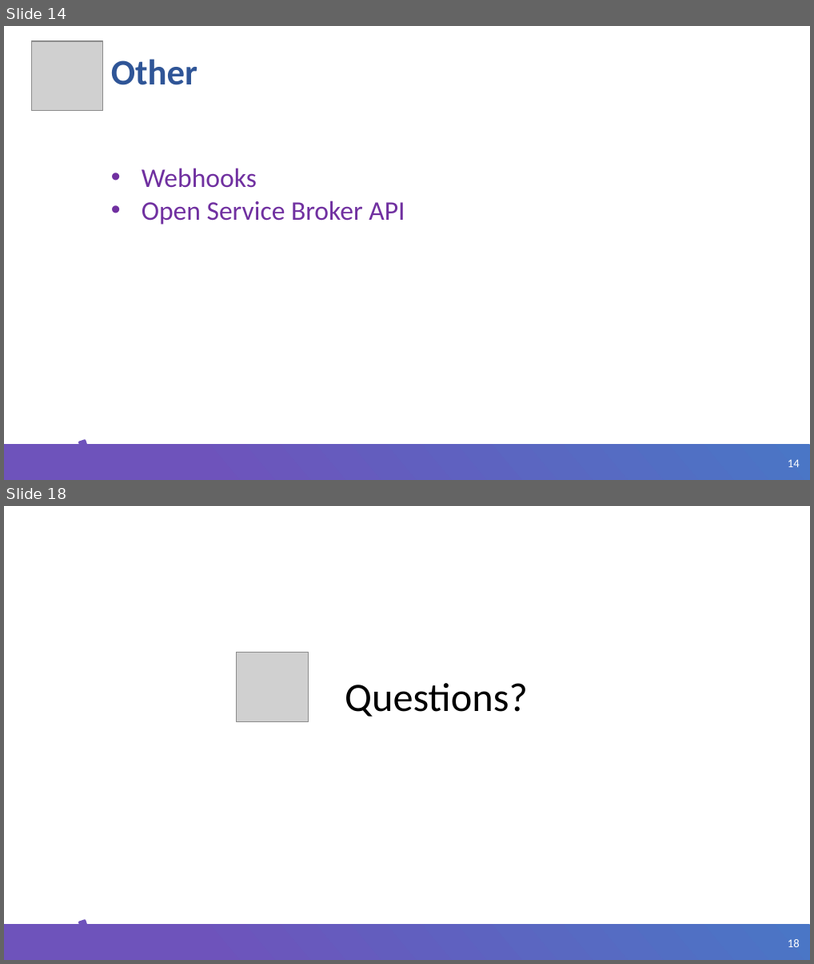
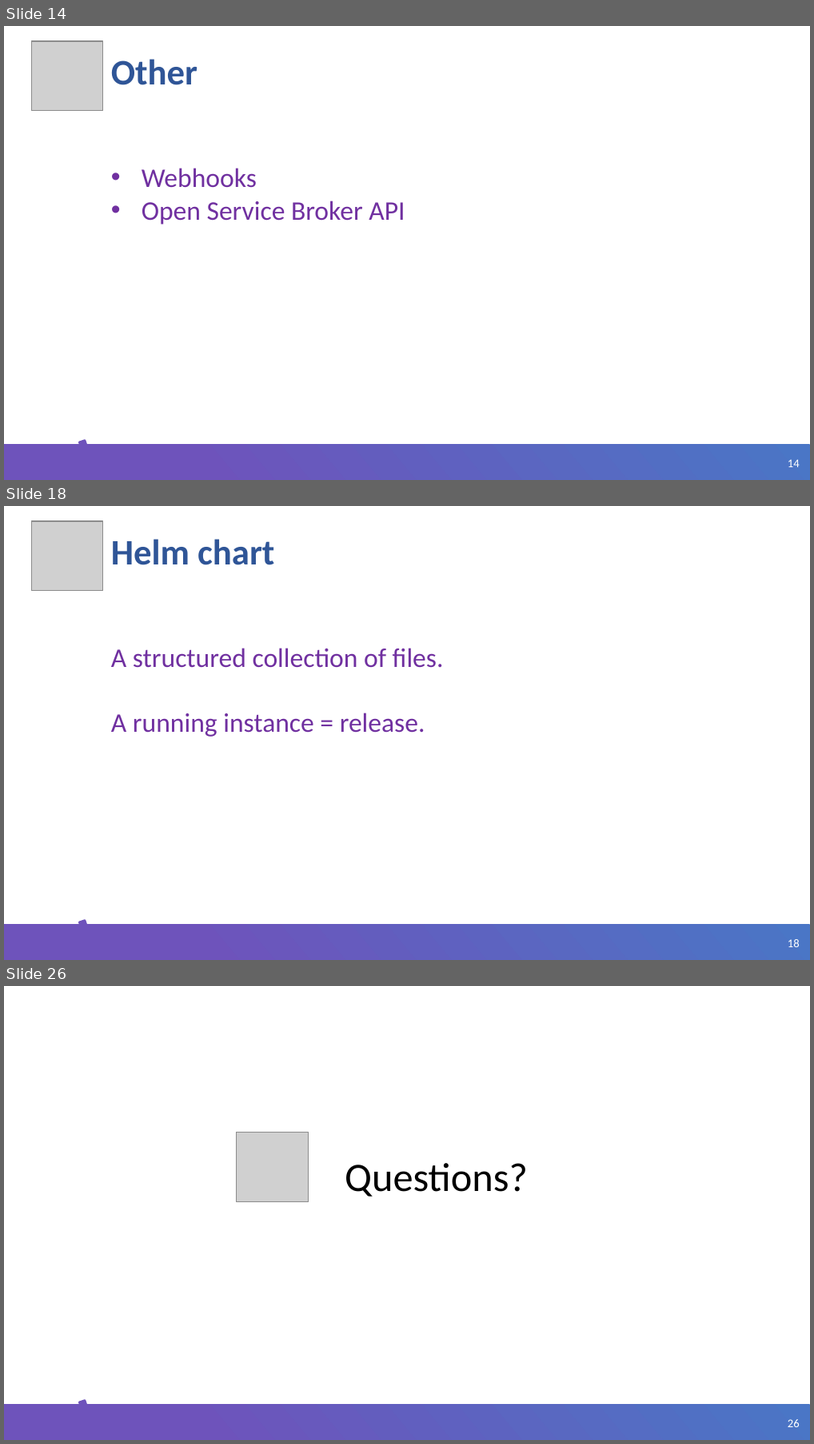
Before and after one commit to ybaryshnikova/extensions-meetup, a slide deck: Kubernetes CRD Helm.pptx. Shown one above the other, each under a label of ours: slides 14 and 18 before the commit, slides 14, 18 and 26 after it; the slides between them are not shown. The pictures are 814x964 and 814x1444 pixels, drawn with LibreOffice and Linux fonts; fonts in the diff are those of the drawing; grey boxes stand for pictures; background and template pictures are left out. Boxes give left, top, right and bottom in pixels: in the first picture for what was removed or moved away, otherwise in the second. Text is boxed around its words. In the diff, an @@ line names an element or a change of style, - is before the commit and + after.

Commit message:
restructure CRD helm examples

```diff
--- a/Kubernetes CRD Helm.pptx
+++ b/Kubernetes CRD Helm.pptx
@@ slide 18 added at (4, 506, 810, 960), background #FFFFFF; not listed: 3 template elements that a slide beside it also shows @@
@@ picture added at (31, 521, 103, 591) @@
@@ title added at (111, 539, 274, 565), 32 pt, text #2F5597, bold @@
+Helm chart
@@ text added at (111, 648, 444, 736), 24 pt, text #7030A0 @@
+A structured collection of files.
+A running instance = release.
@@ what was slide 18 is now slide 26 @@
@@ page number at (788, 1419, 800, 1427): text changed @@
-18
+26
```
Also in this commit, not shown: 2 slides changed, 8 other slides added, 1 slide removed, 21 other files.
